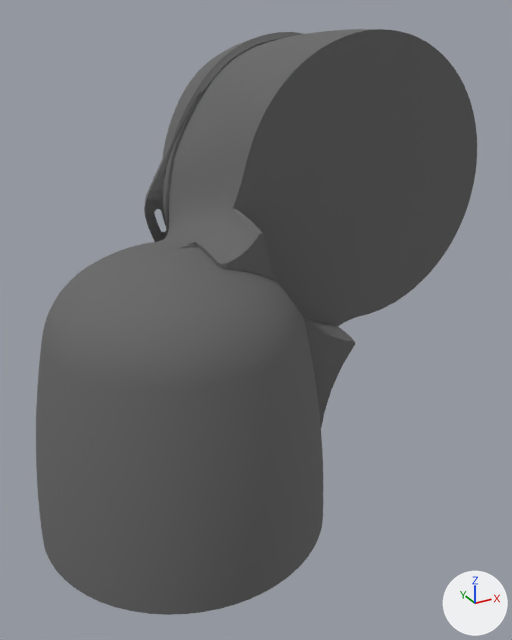
The COLLADA model src/robot_sim_description/models/panda_arm/meshes/visual/link3.dae: old version first, new version second.
The view is the same before and after, from a camera (50 mm lens) standing at (-0.086, -0.216, 0.062) and looking at (0.042, 0.017, -0.055). Every picture has the same lights, and +X, +Y and +Z are marked at lower right. The older version comes first.

Objects in the first picture: 'link3'.
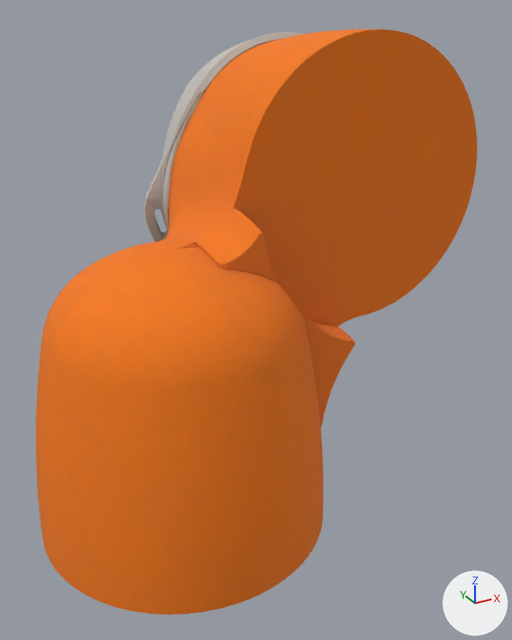
What differs and where, as boxes [x1, y1, x2, y2] in the pictures (512 x 640 px):
'link3', surface changed (dark grey to orange)
    both: [36, 29, 477, 615]

The change, as a diff of the scene's bpy script:
```diff
--- a/src/robot_sim_description/models/panda_arm/meshes/visual/link3.dae.py
+++ b/src/robot_sim_description/models/panda_arm/meshes/visual/link3.dae.py
@@ img_link3_link3_basecolor_png @@
+img_link3_link3_basecolor_png = load_image('link3_link3_BaseColor.png', '../../materials/textures/link3_link3_BaseColor.png', 2048, 2048, 'sRGB')
@@ mat_lambert9 @@
 mat_lambert9 = principled_material('lambert9')
-mat_lambert9.base_color = (0.133, 0.133, 0.133)  # dark grey #666666
+mat_lambert9.texture = img_link3_link3_basecolor_png
 mat_lambert9.roughness = 0.9
```
